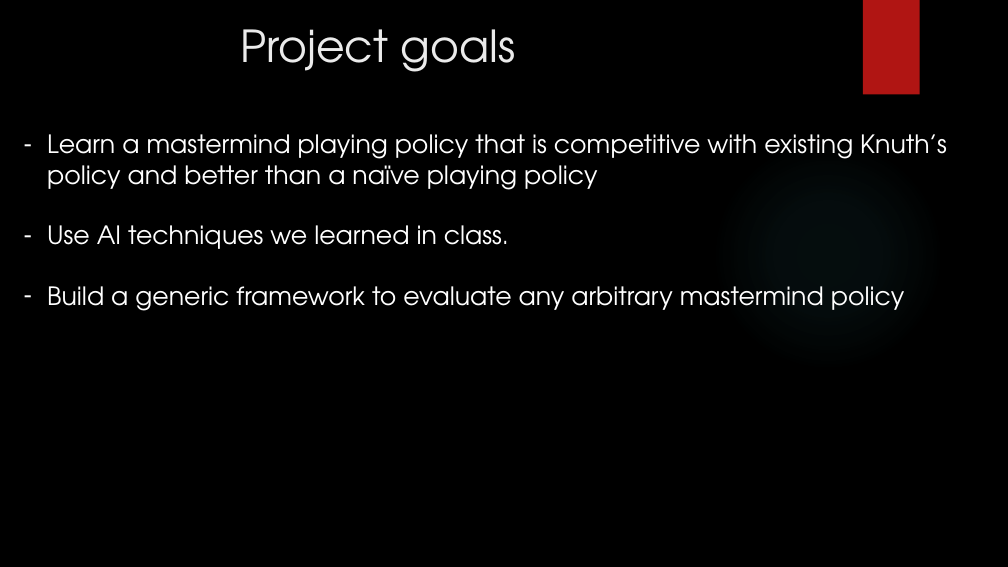
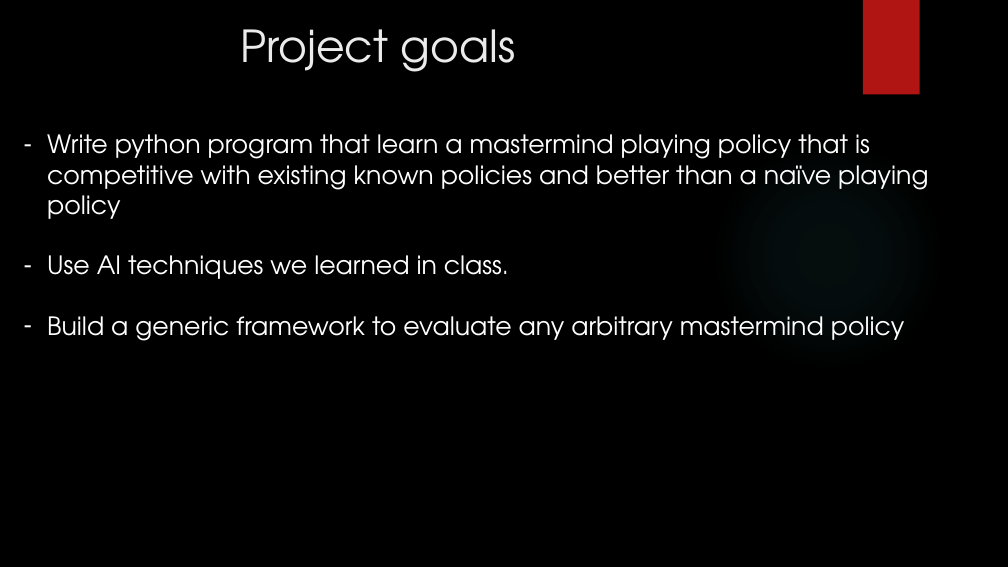
Before and after one commit to gilsh2/final_ai_project, a slide deck: slide 2 of ai_final_project_mastermind.pptx. Drawn at 1008x567 pixels with LibreOffice and Linux fonts; fonts in the diff are those of the drawing; background and template pictures are left out. Boxes give left, top, right and bottom in pixels: in the first picture for what was removed or moved away, otherwise in the second. Text is boxed around its words. In the diff, an @@ line names an element or a change of style, - is before the commit and + after.

Commit message:
add ppt for final presentation

```diff
--- a/ai_final_project_mastermind.pptx
+++ b/ai_final_project_mastermind.pptx
@@ text at box(47, 134, 928, 219): text changed @@
-– Learn a mastermind playing policy that is competitive with existing Knuth’s policy and better than a naïve playing policy
+– Write python program that learn a mastermind playing policy that is competitive with existing known policies and better than a naïve playing policy
```
Also in this commit, not shown: 2 other slides changed, 4 slides added, 2 slides removed.
